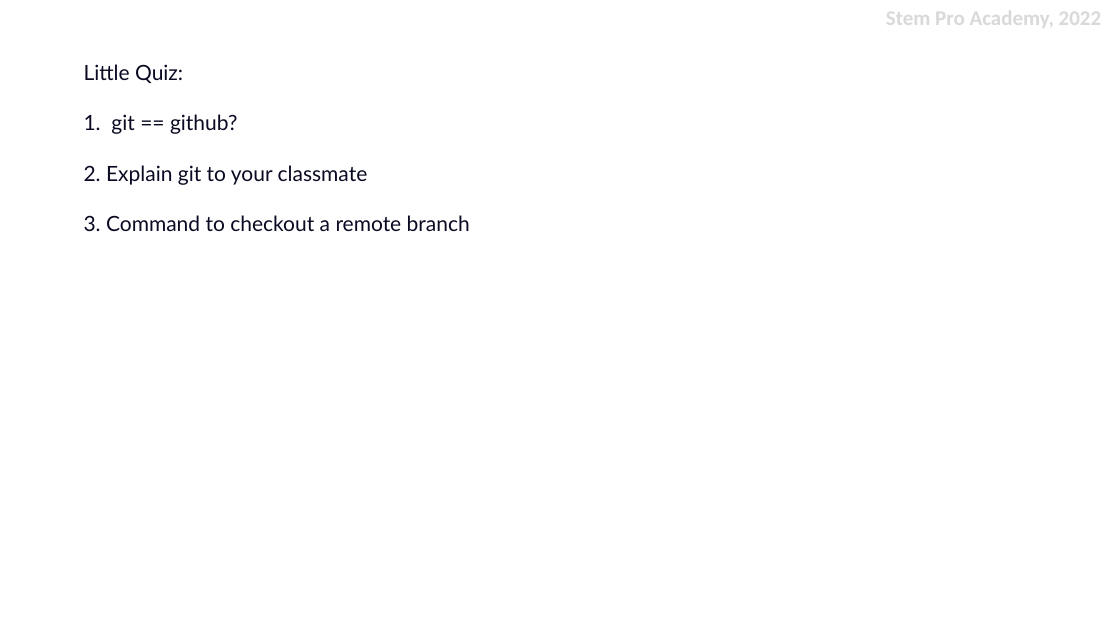
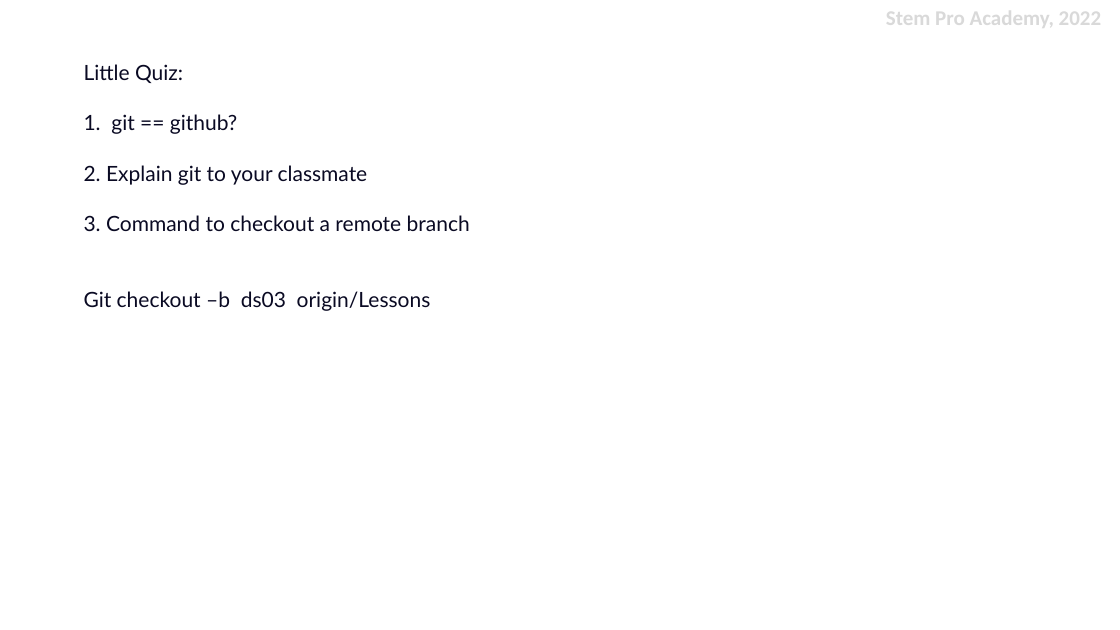
Before and after one commit to stemproaca/basemip, a slide deck: slide 7 of Lessons/Lesson03/CrossLesson_gitbash_basemip.pptx. Drawn at 1120x630 pixels with LibreOffice and Linux fonts; fonts in the diff are those of the drawing. Boxes give left, top, right and bottom in pixels: in the first picture for what was removed or moved away, otherwise in the second. Text is boxed around its words. In the diff, an @@ line names an element or a change of style, - is before the commit and + after.

Commit message:
Lesson 04

```diff
--- a/Lessons/Lesson03/CrossLesson_gitbash_basemip.pptx
+++ b/Lessons/Lesson03/CrossLesson_gitbash_basemip.pptx
@@ text at (x1=84, y1=291, x2=431, y2=311): paragraph added @@
+Git checkout –b ds03 origin/Lessons
```
Also in this commit, not shown: 2 other slides changed, 4 other files.
